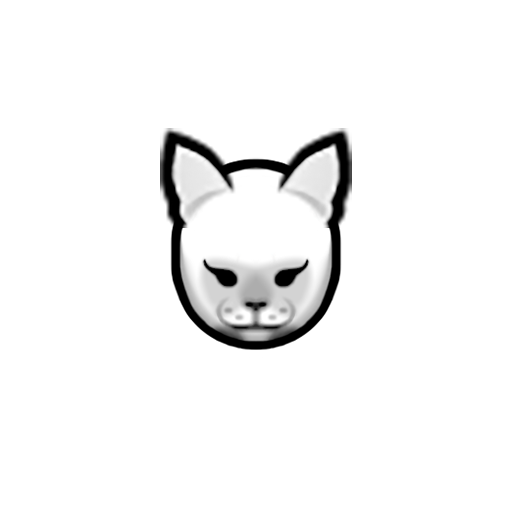
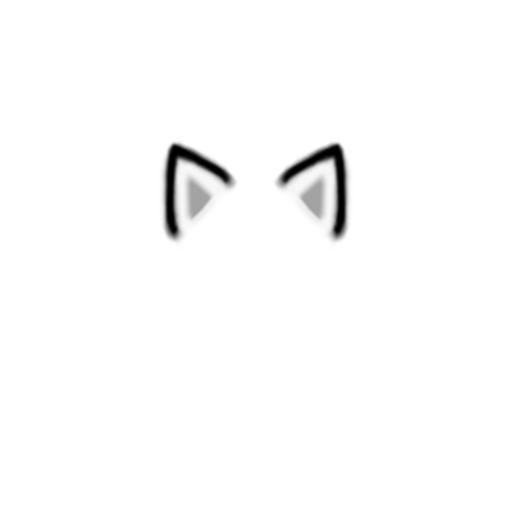
Before/after of a 512x512 layered artwork. What changed in the layer stack:
hid "CatEars_south", painted on it over <box>160,128,352,228</box>
renamed "Ear_south" to "Ear_south original", showed it over <box>159,141,353,252</box>
hid "Female_Average_Normal_south" (1st of 2, in "head") over <box>170,157,342,350</box>